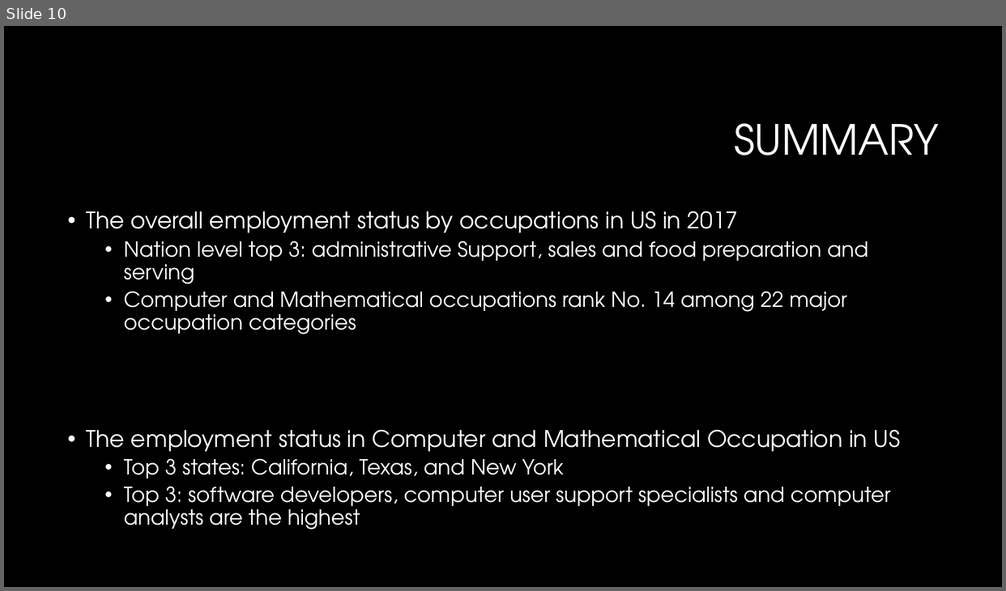
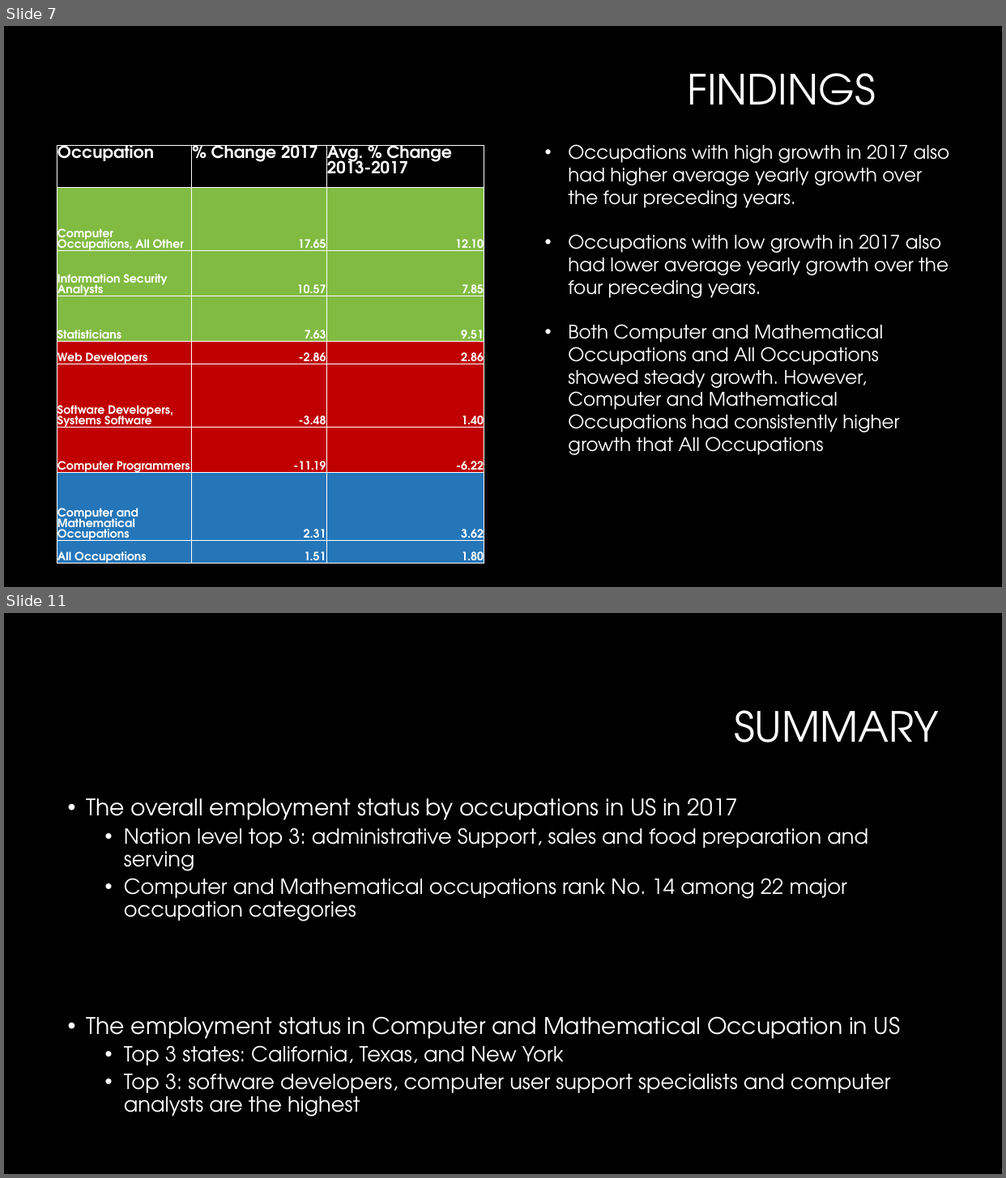
Before and after one commit to WCW789/Project1, a slide deck: Group_5_Presentation.pptx. Shown one above the other, each under a label of ours: slide 10 before the commit, slides 7 and 11 after it; the slides between them are not shown. The pictures are 1006x591 and 1006x1178 pixels, drawn with LibreOffice and Linux fonts; fonts in the diff are those of the drawing; background and template pictures are left out. Boxes give left, top, right and bottom in pixels: in the first picture for what was removed or moved away, otherwise in the second. Text is boxed around its words. In the diff, an @@ line names an element or a change of style, - is before the commit and + after.

```diff
--- a/Group_5_Presentation.pptx
+++ b/Group_5_Presentation.pptx
@@ slide 7 added at [4,26,1002,587], background #000000 @@
@@ title added at [687,73,876,105], 40 pt, text #FFFFFF @@
+FINDINGS
@@ table added at [57,146,484,570], 9 rows, 3 columns @@
+Occupation | % Change 2017 | Avg. % Change 2013-2017
+Computer Occupations, All Other | 17.65 | 12.10
+Information Security Analysts | 10.57 | 7.85
+Statisticians | 7.63 | 9.51
+Web Developers | -2.86 | 2.86
+Software Developers, Systems Software | -3.48 | 1.40
+Computer Programmers | -11.19 | -6.22
+Computer and Mathematical Occupations | 2.31 | 3.62
+All Occupations | 1.51 | 1.80
@@ text added at [568,144,949,455], 18 pt, text #FFFFFF @@
+• Occupations with high growth in 2017 also had higher average yearly growth over the four preceding years.
+• Occupations with low growth in 2017 also had lower average yearly growth over the four preceding years.
+• Both Computer and Mathematical Occupations and All Occupations showed steady growth. However, Computer and Mathematical Occupations had consistently higher growth that All Occupations
@@ what was slide 10 is now slide 11 @@
```
Also in this commit, not shown: 3 slides changed.
